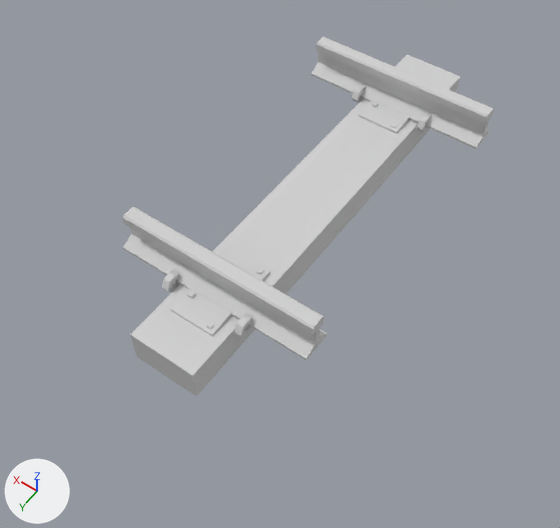
The OBJ model src/main/resources/assets/immersiverailroading/models/block/track_1m_model.obj, before and after one commit.
Camera for both pictures: a 50 mm camera at (-0.86, 3.22, 2.9) aimed at (0.48, 1.35, -0.05). The lights are fixed; the arrows at lower left show +X, +Y and +Z. Where no turn or scale is listed for an object, it has been applied to the vertices.

The first picture shows 'RAIL_BASE.002_Cube.003', 'RAIL_BASE_Cube.002', 'RAIL_LEFT.001_Cube.008', 'RAIL_LEFT_Cube.001', 'RAIL_RIGHT.001_Cube.007', 'RAIL_RIGHT_Cube.005'.
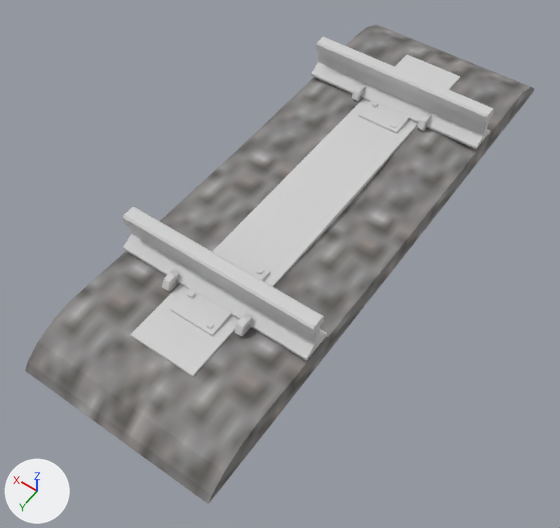
What differs and where, as boxes (x1, y1, x2, y2) in the pictures (560 x 528 px):
```json
{"object": "RAIL_BASE.001_Cube", "change": "added", "after": [25, 24, 534, 504]}
```

Edits to the scene script, one JSON object a line:
```json
{"op": "add", "block": "img_gravel_png", "code": ["img_gravel_png = load_image('gravel.png', 'gravel.png', 16, 16, 'sRGB')"]}
{"op": "add", "block": "mat_gravel", "code": ["mat_gravel = principled_material('gravel')", "mat_gravel.texture = img_gravel_png", "mat_gravel.roughness = 0.69"]}
{"op": "add", "block": "me_rail_base_001_cube", "code": ["me_rail_base_001_cube = bpy.data.meshes.new('RAIL_BASE.001_Cube')", "me_rail_base_001_cube.from_pydata(...)  # 70 vertices, 136 faces; spans x 0.0..1.0, y -0.49..2.48, z 0.01..0.17", "me_rail_base_001_cube.materials.append(mat_gravel)  # picture img_gravel_png"]}
{"op": "add", "block": "ob_rail_base_001_cube", "code": ["ob_rail_base_001_cube = bpy.data.objects.new('RAIL_BASE.001_Cube', me_rail_base_001_cube)", "ob_rail_base_001_cube.location = (0.0, 0.0, 0.0)"]}
```
